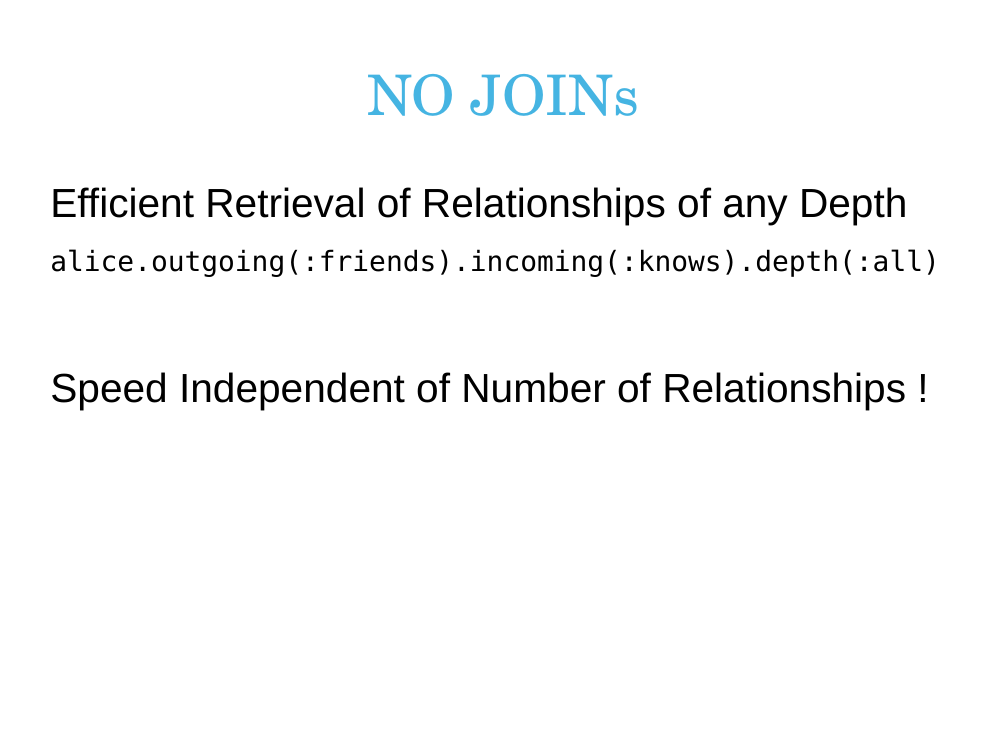
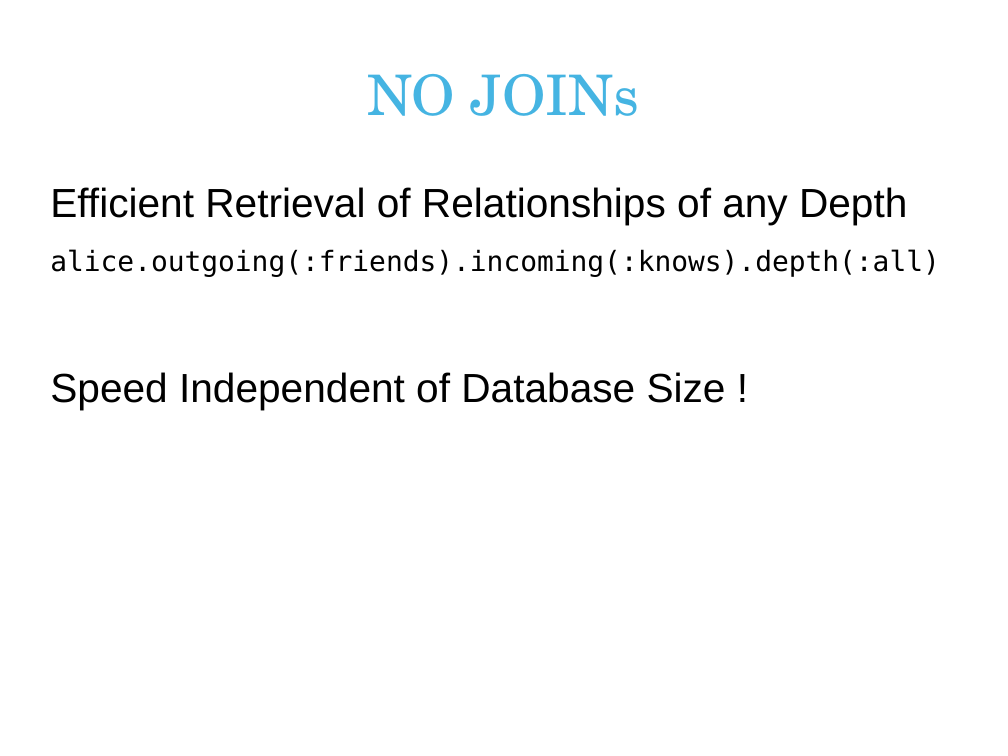
Before and after one commit to andreasronge/andreasronge.github.com, a slide deck: slide 6 of JRubyConf.odp. Drawn at 1008x756 pixels with LibreOffice and Linux fonts; fonts in the diff are those of the drawing; background and template pictures are left out. Boxes give left, top, right and bottom in pixels: in the first picture for what was removed or moved away, otherwise in the second. Text is boxed around its words. In the diff, an @@ line names an element or a change of style, - is before the commit and + after.

```diff
--- a/JRubyConf.odp
+++ b/JRubyConf.odp
@@ text at (x1=50, y1=372, x2=726, y2=410): text changed @@
-Speed Independent of Number of Relationships !
+Speed Independent of Database Size !
```
Also in this commit, not shown: 5 other slides changed, 1 slide added, 1 slide removed.
